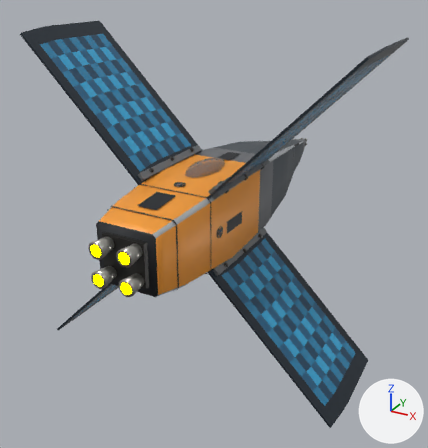
Two versions of the glTF model ThoriumGap_JS/models/Ship_Crosspanel_7.glb, one commit apart.
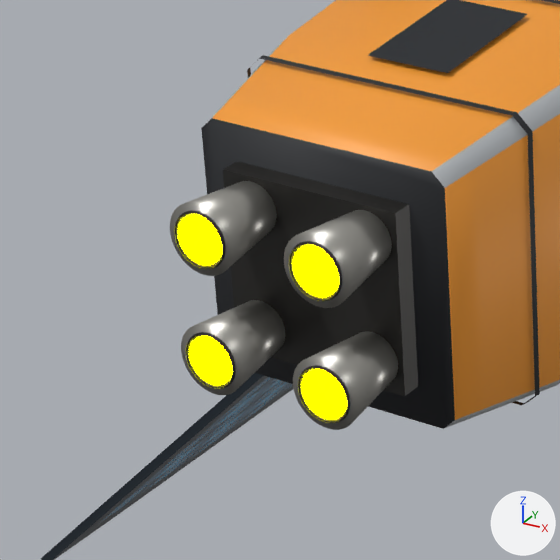
Each version appears first whole from a camera (50 mm lens) standing at (5.12, -9.91, 4.18) and looking at (-0.21, -0.22, -0.66), and next in a close-up on the part from 11% to 43% of the width and 43% to 74% of the height. The axes (+X, +Y, +Z) are drawn at lower right. The lights are the same throughout. The first two pictures are the older version. Where no turn or scale is listed for an object, it has been applied to the vertices.

In view in the first close-up: 'EngineBell_LowerLeft_TaperedSquareClusterNozzle', 'EngineBell_LowerRight_TaperedSquareClusterNozzle', 'EngineBell_UpperLeft_TaperedSquareClusterNozzle', 'EngineBell_UpperRight_TaperedSquareClusterNozzle', 'EngineDeck_SquareAftManifold', 'EngineEmitter', 'Fuselage_SquareBody', 'HullAccessPanel_TopAft', 'HullPanelRing_SquareSectionBand_01', 'SolarPanelWing_LowerLeftRidge_RectangularPhotovoltaicGrid' and 9 more.
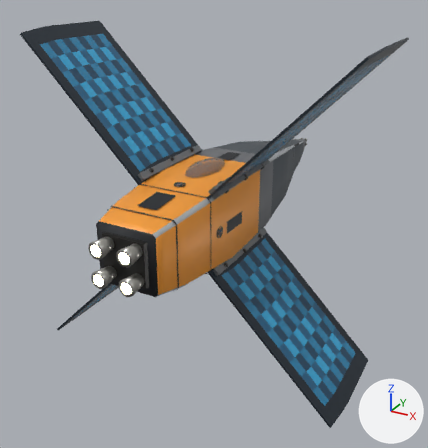
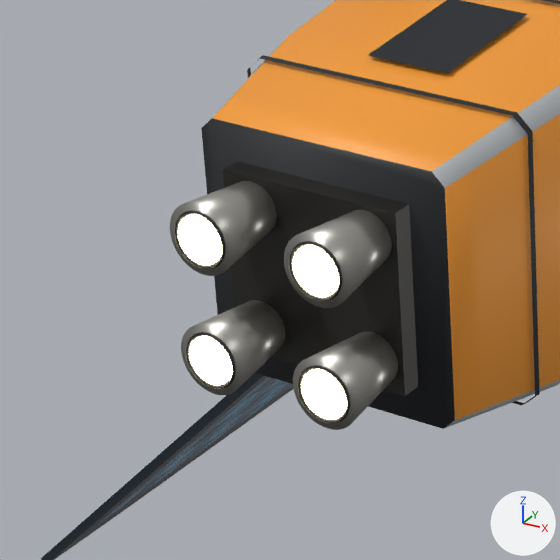
Boxes (x1, y1, x2, y2) around the edits, measured in the close-ups (560 x 560 px):
'EngineEmitter', recoloured (yellow to beige): (178, 214, 347, 420) in both

What the commit changed:
In material 'EngineGlow' (mat_engineglow), emission_color goes from (1.0, 1.0, 0.0) (yellow #ffff00) to (0.62, 0.57, 0.4) (beige #cec7aa).
